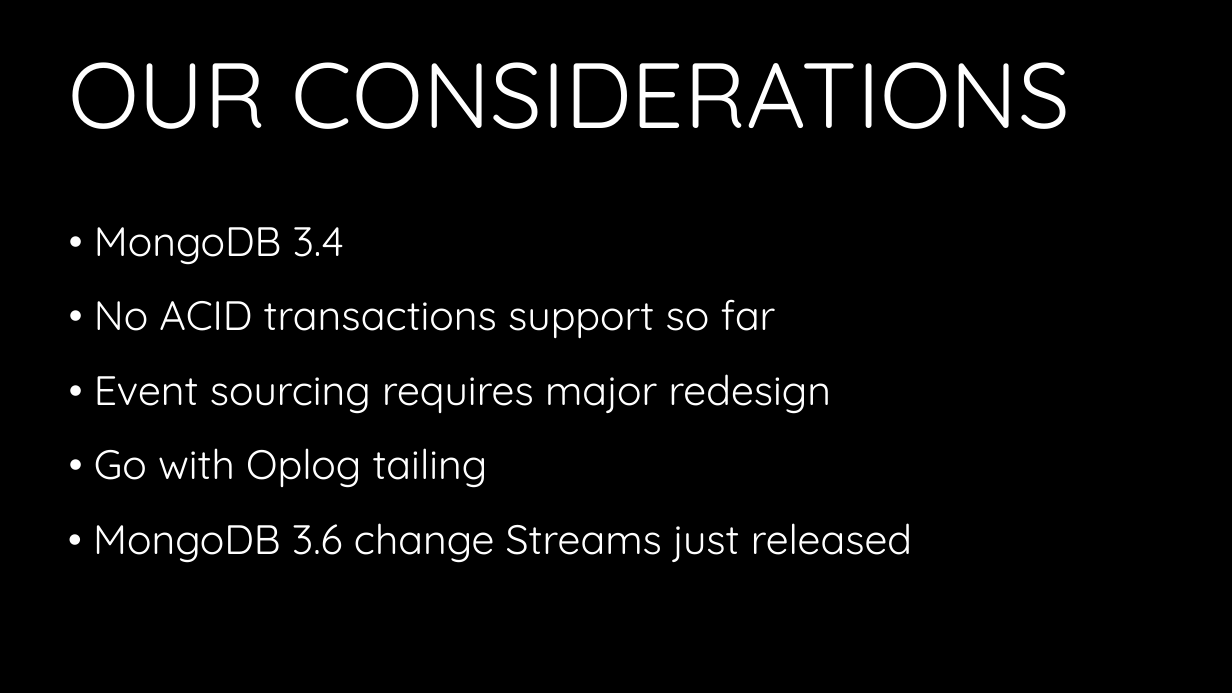
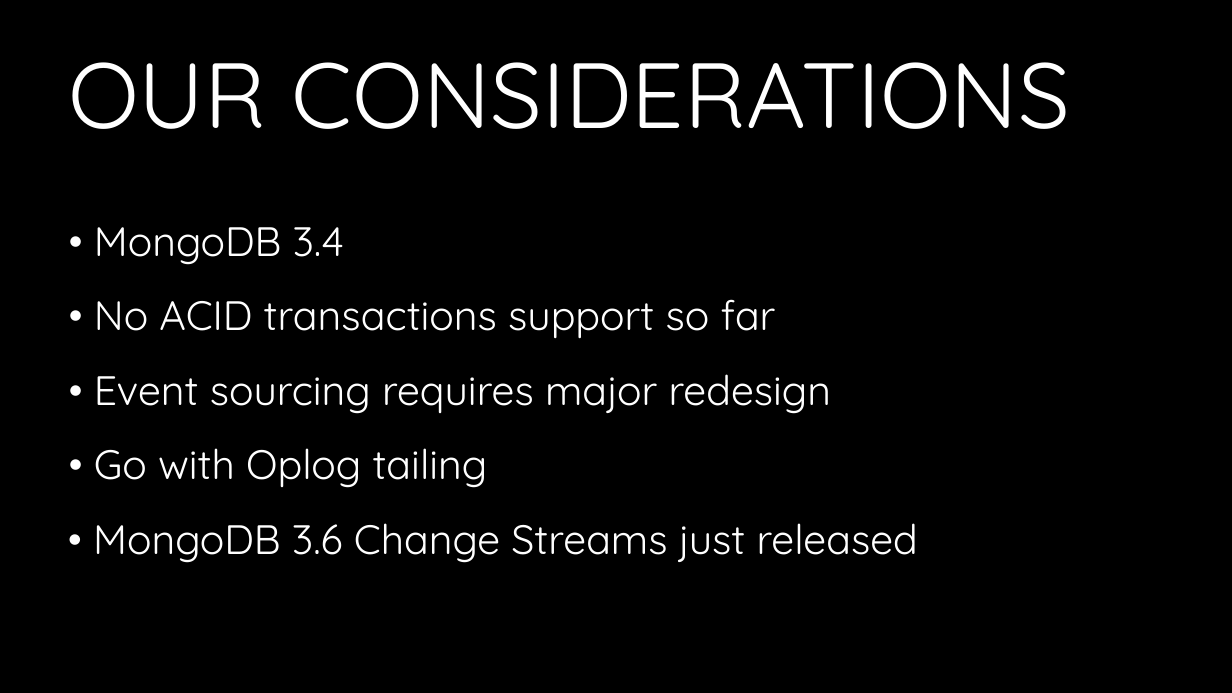
Before and after one commit to andrii-litvinov/event-driven-mongodb, a slide deck: slide 11 of t18-event-mongodb.pptx. Drawn at 1232x693 pixels with LibreOffice and Linux fonts; fonts in the diff are those of the drawing; background and template pictures are left out. Boxes give left, top, right and bottom in pixels: in the first picture for what was removed or moved away, otherwise in the second. Text is boxed around its words. In the diff, an @@ line names an element or a change of style, - is before the commit and + after.

```diff
--- a/t18-event-mongodb.pptx
+++ b/t18-event-mongodb.pptx
@@ text at (93, 523, 918, 563): text changed @@
-• MongoDB 3.6 change Streams just released
+• MongoDB 3.6 Change Streams just released
```
Also in this commit, not shown: 1 other slide changed, 1 slide added, 1 other file.
